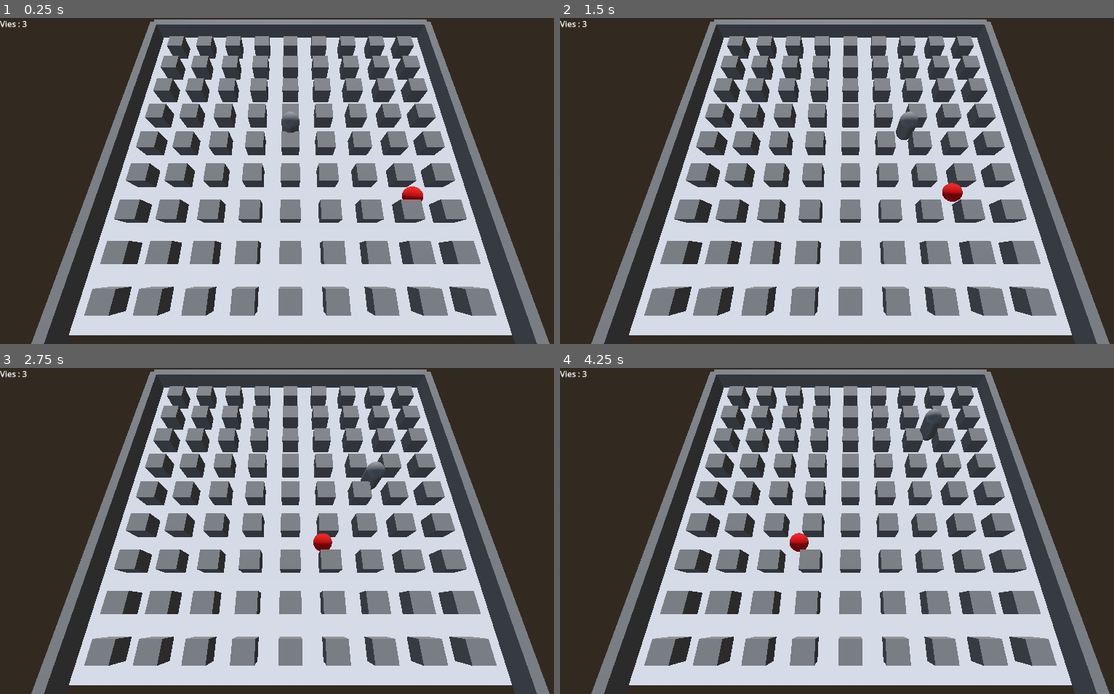
Above: before the commit, frames 1-4 (two rows, left to right).
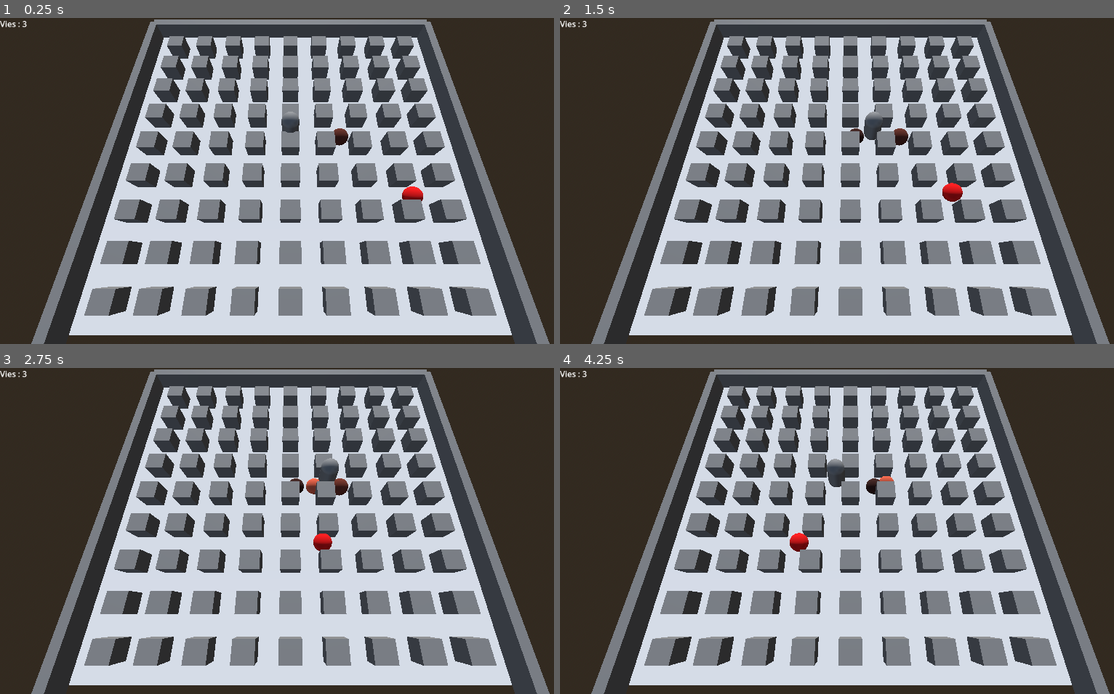
Above: after the commit, the same moments.

Repository: imalexlov1/BomberMan
Game: Godot game, scene res://bomberman/main.tscn
Same seed, same stepped clock (60 frames per second), same inputs: the game is played once before the commit and once after it.
Inputs:
- Up to frame 1 (0.25 s): no input
- Up to frame 2 (1.5 s): hold D (droite) 0.53-1.28 s; tap Keypad 0 (poser_bombe) at 0.6 s; hold Left (gauche) from 1.28 s (still down); tap S (reculer) at 1.35 s
- Up to frame 3 (2.75 s): release Left (gauche) at 2.03 s; hold D (droite) from 2.03 s (still down); tap Keypad 0 (poser_bombe) at 2.1 s
- Up to frame 4 (4.25 s): release D (droite) at 2.78 s; hold W (avancer) 2.78-3.53 s; tap S (reculer) at 2.85 s; hold Left (gauche) from 3.53 s (still down); tap Keypad 0 (poser_bombe) at 3.6 s

The runs differ from the first frame. In frame 1, 0.1% of the frame differs, in the area x 60-63%, y 33-40%; in frame 2, 0.4%; in frame 3, 0.5%, in the area x 52-70%, y 27-40%; in frame 4, 0.5%.

Commit message:
edit bomb

Diff:
--- a/bomberman/bombe/bombe.tscn
+++ b/bomberman/bombe/bombe.tscn
@@ -13,6 +13,21 @@
 [sub_resource type="StandardMaterial3D" id="StandardMaterial3D_muddk"]
 resource_local_to_scene = true
 albedo_color = Color(1, 0.40624234, 0.27032813, 1)
+
+[sub_resource type="Animation" id="Animation_q6xhs"]
+length = 0.001
+tracks/0/type = "value"
+tracks/0/imported = false
+tracks/0/enabled = true
+tracks/0/path = NodePath("StaticBody3D/MeshInstance3D:surface_material_override/0:albedo_color")
+tracks/0/interp = 1
+tracks/0/loop_wrap = true
+tracks/0/keys = {
+"times": PackedFloat32Array(0),
+"transitions": PackedFloat32Array(1),
+"update": 0,
+"values": [Color(1, 0.40624234, 0.27032813, 1)]
+}
 
 [sub_resource type="Animation" id="Animation_xvbhw"]
 resource_name = "blink"
@@ -30,21 +45,6 @@
 "values": [Color(1, 0.40624234, 0.27032813, 1), Color(0, 0, 0, 1)]
 }
 
-[sub_resource type="Animation" id="Animation_q6xhs"]
-length = 0.001
-tracks/0/type = "value"
-tracks/0/imported = false
-tracks/0/enabled = true
-tracks/0/path = NodePath("StaticBody3D/MeshInstance3D:surface_material_override/0:albedo_color")
-tracks/0/interp = 1
-tracks/0/loop_wrap = true
-tracks/0/keys = {
-"times": PackedFloat32Array(0),
-"transitions": PackedFloat32Array(1),
-"update": 0,
-"values": [Color(1, 0.40624234, 0.27032813, 1)]
-}
-
 [sub_resource type="AnimationLibrary" id="AnimationLibrary_10nig"]
 _data = {
 &"RESET": SubResource("Animation_q6xhs"),
@@ -55,7 +55,6 @@
 transform = Transform3D(1, 0, 0, 0, 1, 0, 0, 0, 1, 0, 0.6543212, 0)
 
 [node name="StaticBody3D" type="StaticBody3D" parent="."]
-visible = false
 script = ExtResource("1_muddk")
 
 [node name="CollisionShape3D" type="CollisionShape3D" parent="StaticBody3D"]
--- a/bomberman/main.tscn
+++ b/bomberman/main.tscn
@@ -32,7 +32,7 @@
 [node name="Sol" parent="." instance=ExtResource("2_45vn0")]
 
 [node name="Bombe" parent="." instance=ExtResource("3_qpluv")]
-transform = Transform3D(1, 0, 0, 0, 1, 0, 0, 0, 1, 2.906168, -0.9944837, 0)
+transform = Transform3D(1, 0, 0, 0, 1, 0, 0, 0, 1, 2.906, 0.6160375, 0)
 
 [node name="Personnage" parent="." instance=ExtResource("4_fnspe")]
 
